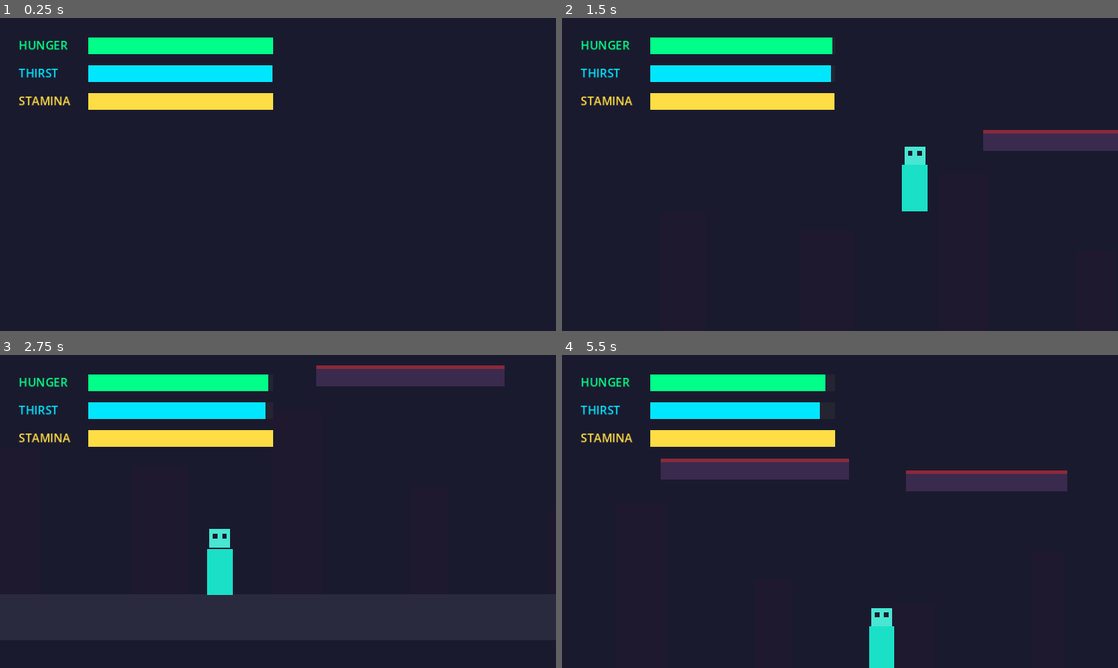
Above: before the commit, frames 1-4 (two rows, left to right).
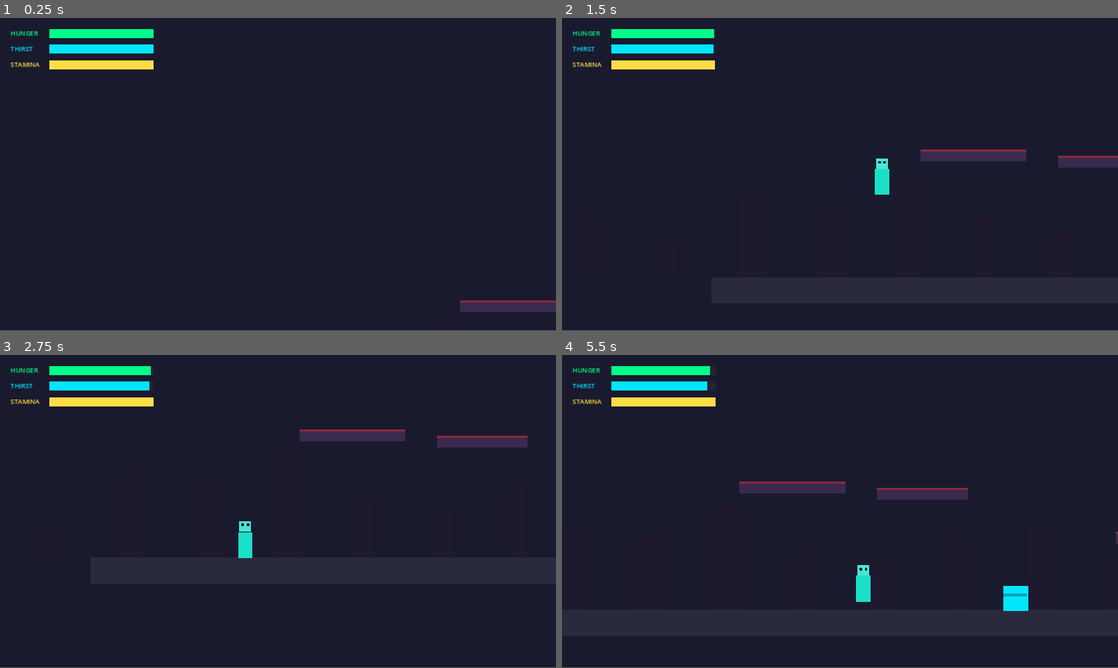
Above: after the commit, the same moments.

Repository: ddocthefirst/dust-and-static
Game: Godot game, scene res://scenes/Main.tscn
The game is run twice, just before and just after one commit, with the same random seed, the same clock (stepped at 60 frames per second) and the same inputs.
Inputs:
- Up to frame 1 (0.25 s): no input
- Up to frame 2 (1.5 s): tap Enter at 0.5 s; hold D (move_right) from 0.53 s (still down); tap E (interact) at 0.6 s; tap Space (jump) at 0.77 s; tap Shift (run) at 1.35 s
- Up to frame 3 (2.75 s): tap Space (jump) at 1.52 s; release D (move_right) at 2.03 s; hold A (move_left) from 2.03 s (still down); tap R at 2.1 s
- Up to frame 4 (5.5 s): release A (move_left) at 2.78 s; hold D (move_right) 2.78-4.28 s; tap E (interact) at 2.85, 5.1 s; tap Space (jump) at 3.02, 3.77, 4.52 s; hold Shift (run) 3.53-4.28 s; hold A (move_left) 4.28-5.03 s; tap R at 4.35 s; hold D (move_right) from 5.03 s (still down)
In our replay, the window is 800x450 before the commit and 800x449 after it. These sizes can differ from the game's own. Grey fills any space a smaller window leaves; there, only what the larger window draws over its background counts as a difference.

The runs differ from the first frame. In frame 1, 7.6% of the frame differs, in the area x 1-100%, y 3-94%; in frame 2, 11%; in frame 3, 12%; in frame 4, 13%, in the area x 1-100%, y 3-100%.

Commit message:
fix(godot): viewport 854x480 — balance between too zoomed in and too far out

Diff:
--- a/project.godot
+++ b/project.godot
@@ -17,10 +17,10 @@
 
 [display]
 
-window/size/viewport_width=480
-window/size/viewport_height=270
-window/size/window_width_override=960
-window/size/window_height_override=540
+window/size/viewport_width=854
+window/size/viewport_height=480
+window/size/window_width_override=1280
+window/size/window_height_override=720
 window/stretch/mode="canvas_items"
 window/stretch/aspect="keep"
 
